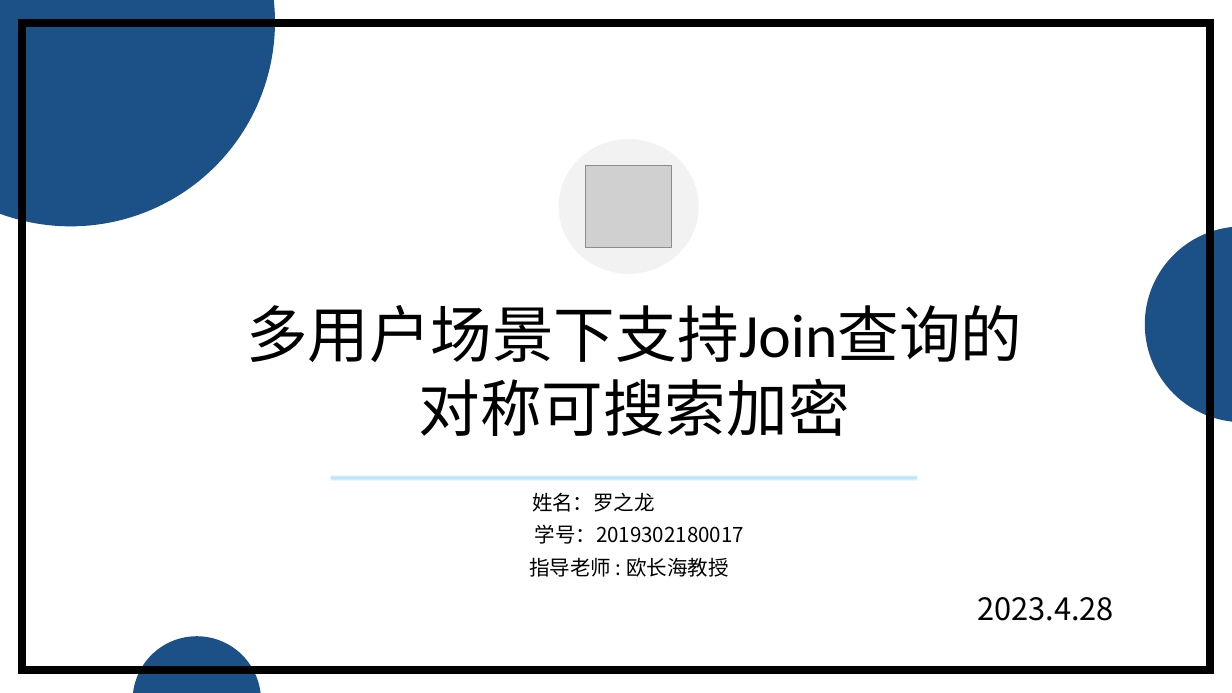
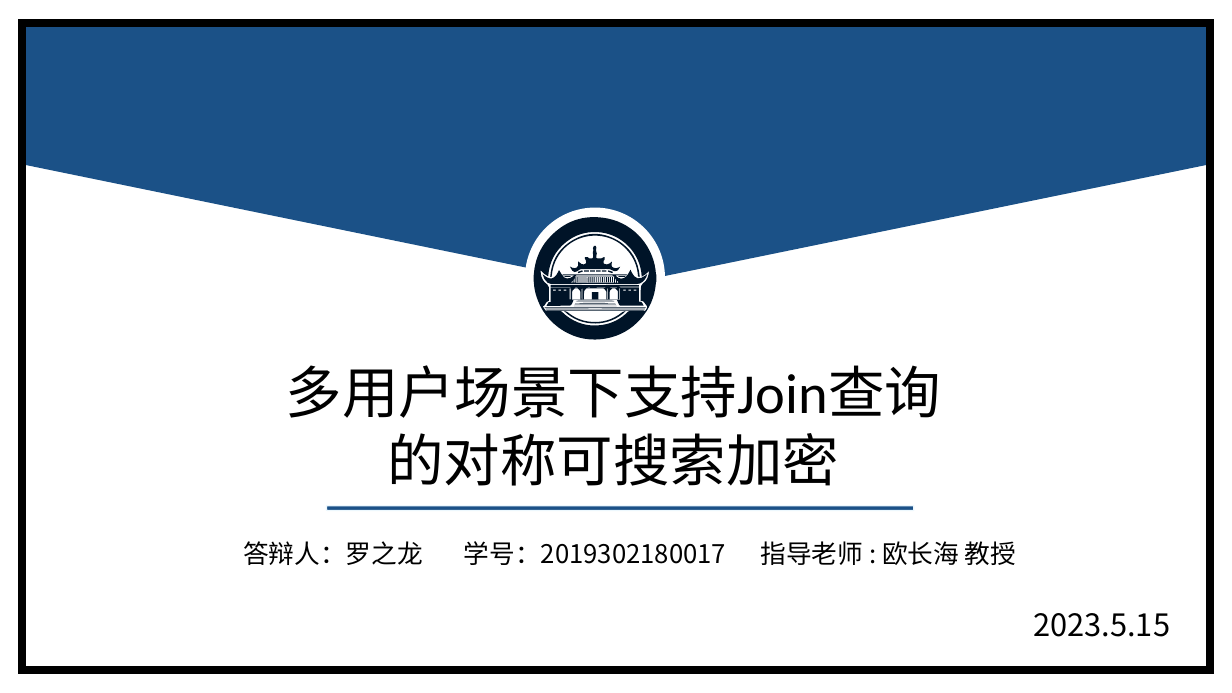
Before and after one commit to jerry-luo-zl/Searchable-Encrption-MC-JXT, a slide deck: slide 1 of pre/毕设答辩-罗之龙.pptx. Drawn at 1232x693 pixels with LibreOffice and Linux fonts; fonts in the diff are those of the drawing; grey boxes stand for pictures. Boxes give left, top, right and bottom in pixels: in the first picture for what was removed or moved away, otherwise in the second. Text is boxed around its words. In the diff, an @@ line names an element or a change of style, - is before the commit and + after.

```diff
--- a/pre/毕设答辩-罗之龙.pptx
+++ b/pre/毕设答辩-罗之龙.pptx
@@ ellipse removed at box(0, 0, 274, 226) @@
@@ freeform shape added at box(22, 20, 1211, 287), fill #1B5187 @@
@@ picture removed at box(586, 165, 672, 248) @@
@@ ellipse: place and size @@
-ellipse at box(559, 140, 700, 274)
+ellipse at box(525, 208, 665, 348)
@@ ellipse at box(525, 208, 665, 348): fill #F2F2F2 to #FFFFFF @@
@@ ellipse removed at box(1145, 226, 1232, 422) @@
@@ group added at box(534, 213, 657, 341): 41 freeform shapes @@
@@ text "多用户场景下支持Join查询的对称可搜索加密": place and size @@
-text "多用户场景下支持Join查询的对称可搜索加密" at box(246, 305, 1022, 362)
+text "多用户场景下支持Join查询的对称可搜索加密" at box(286, 365, 942, 418)
@@ text "多用户场景下支持Join查询的对称可搜索加密" at box(286, 365, 942, 418): size 48 to 44 pt @@
@@ rounded rectangle: place and size @@
-rounded rectangle at box(331, 476, 919, 481)
+rounded rectangle at box(326, 506, 914, 510)
@@ rounded rectangle at box(326, 506, 914, 510): fill #BEE6FB to #1B5187 @@
@@ text "学号：2019302180017": place and size @@
-text "学号：2019302180017" at box(535, 524, 744, 544)
+text "学号：2019302180017" at box(464, 541, 727, 565)
@@ text "学号：2019302180017" at box(464, 541, 727, 565): size 16 to 20 pt @@
@@ text at box(243, 541, 423, 565): text changed; size 16 to 20 pt @@
-姓名：罗之龙
+答辩人：罗之龙
@@ text at box(761, 541, 1016, 565): text changed; size 16 to 20 pt @@
-指导老师 : 欧长海教授
+指导老师 : 欧长海 教授
@@ text at box(1033, 613, 1170, 637): text changed @@
-2023.4.28
+2023.5.15
@@ ellipse removed at box(132, 637, 261, 693) @@
```
Also in this commit, not shown: 6 other slides changed, 19 slides added, 10 slides removed, 12 other files.
